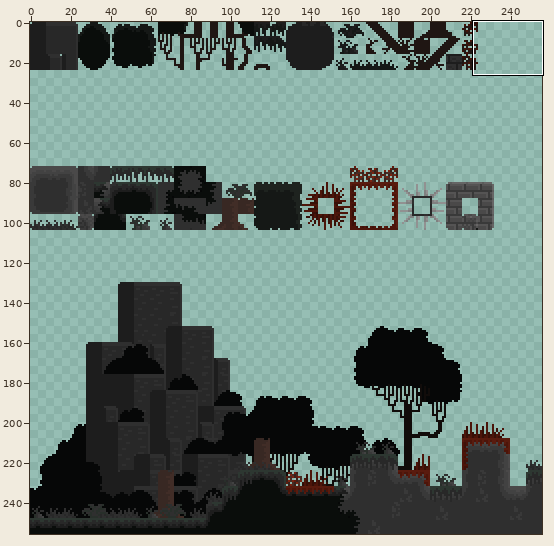
Sprite sheet, stored at Bin/Sprites/tileset.png. Above, an overview of the earlier version with the close-up marked.
Close-up. Before the commit:
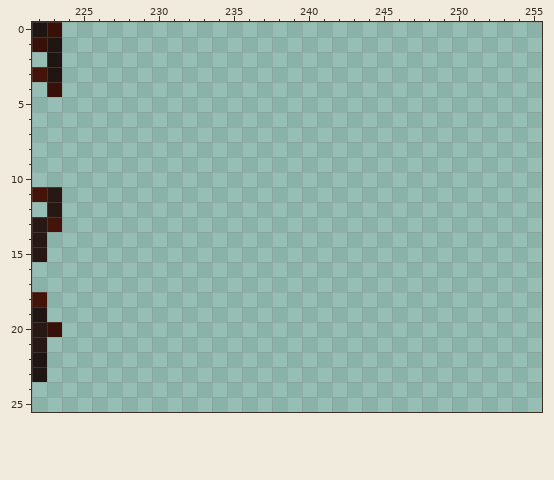
The file is 256x256 pixels. Colours within 5 levels of each other are drawn and written as one. Shown: x 222..255, y 0..25.
The same view after the edit:
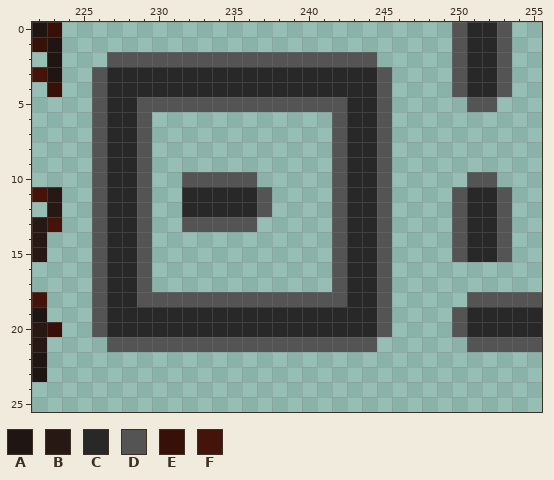
Palette (. is transparent): A #1f1613  B #281814  C #282828  D #555454  E #371008  F #441309
Change:
Colour C now appears in rows 0 to 2 at x 251 to 252; in rows 3 to 4 at x 227 to 244 and 251 to 252; in rows 5 to 10 at x 227 to 228 and 243 to 244; in rows 11 to 12 at x 227 to 228, 232 to 236, 243 to 244 and 251 to 252; in rows 13 to 15 at x 227 to 228, 243 to 244 and 251 to 252; in rows 16 to 18 at x 227 to 228 and 243 to 244.
Colour C now appears in rows 19 to 20 at x 227 to 244 and 251 to 255.
Colour D now appears in rows 0 to 1 at x 250 and 253; in row 2 at x 227 to 244, 250 and 253; in rows 3 to 4 at x 226, 245, 250 and 253; in row 5 at x 226, 229 to 242, 245 and 251 to 252; in rows 6 to 9 at x 226, 229, 242 and 245; in row 10 at x 226, 229, 232 to 236, 242, 245 and 251 to 252.
Colour D now appears in rows 11 to 12 at x 226, 229, 237, 242, 245, 250 and 253; in row 13 at x 226, 229, 232 to 236, 242, 245, 250 and 253; in rows 14 to 15 at x 226, 229, 242, 245, 250 and 253; in rows 16 to 17 at x 226, 229, 242 and 245; in row 18 at x 226, 229 to 242, 245 and 251 to 255; in rows 19 to 20 at x 226, 245 and 250.
Colour D now appears in row 21 at x 227 to 244 and 251 to 255.
